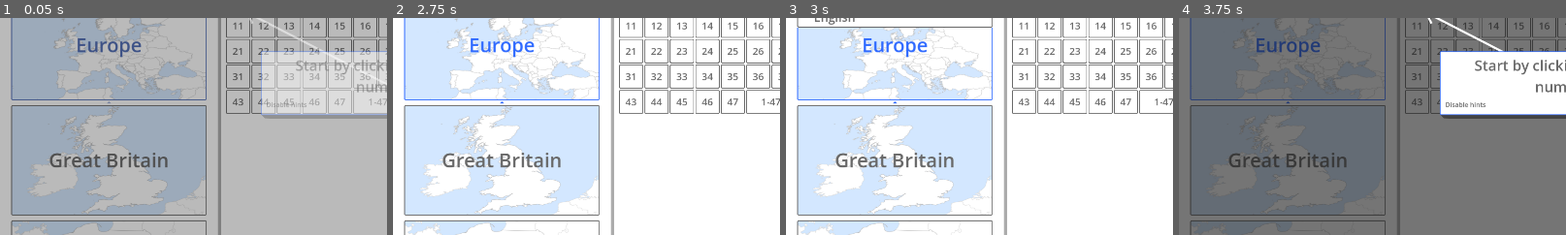
Above: before the commit, frames 1-4 (left to right).
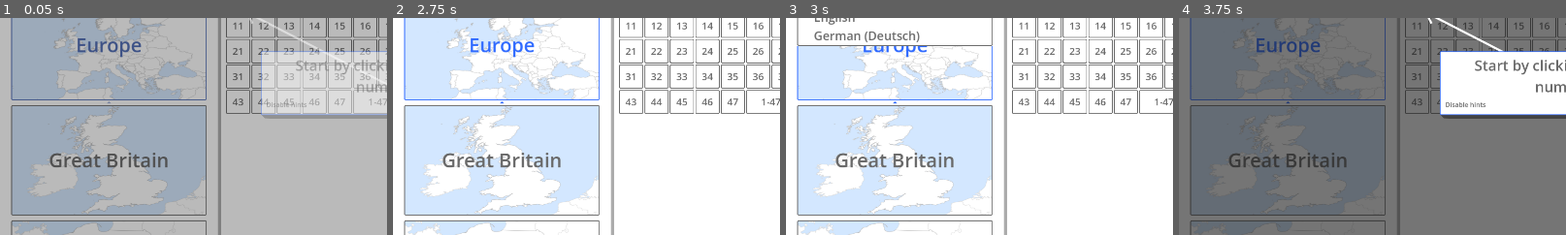
Above: after the commit, the same moments.

Repository: prvak/blind-map
Game: Godot game, scene res://Scenes/Main.tscn
The game is run twice, just before and just after one commit, with the same random seed, the same clock (stepped at 60 frames per second) and the same inputs.
Inputs (mouse positions are % of the whole screen's width and height, from its top left):
- Up to frame 1 (0.05 s): no input
- Up to frame 2 (2.75 s): click "Ok" at 0.5 s; click (95, 94) at 1.25 s; click "Ok" at 2 s
- Up to frame 3 (3 s): click "English" at 2.75 s
- Up to frame 4 (3.75 s): click (95, 94) at 3.5 s
The pictures show only the part of the screen within x 0-50%, y 12-62%; the shares and areas given below are measured in that part.

Frames 1-2 are identical in both runs. In frame 3, 2.9% of the frame differs, in the area x 2-54%, y 3-13%; in frame 4, nothing differs.

Commit message:
German localization

Diff:
--- a/BlindMap/Scripts/Scenes/LanguageDropDown.gd
+++ b/BlindMap/Scripts/Scenes/LanguageDropDown.gd
@@ -3,6 +3,7 @@
 const LANGUAGES = [
 	["cs", "Czech (Čeština)"],
 	["en", "English"],
+	["de", "German (Deutsch)"],
 ]
 
 
--- a/BlindMap/project.godot
+++ b/BlindMap/project.godot
@@ -46,7 +46,7 @@
 
 [internationalization]
 
-locale/translations=PackedStringArray("res://Locale/en.po", "res://Locale/cs.po")
+locale/translations=PackedStringArray("res://Locale/en.po", "res://Locale/cs.po", "res://Locale/de.po")
 locale/locale_filter_mode=0
 
 [rendering]
Not shown, added: BlindMap/Locale/de.po
